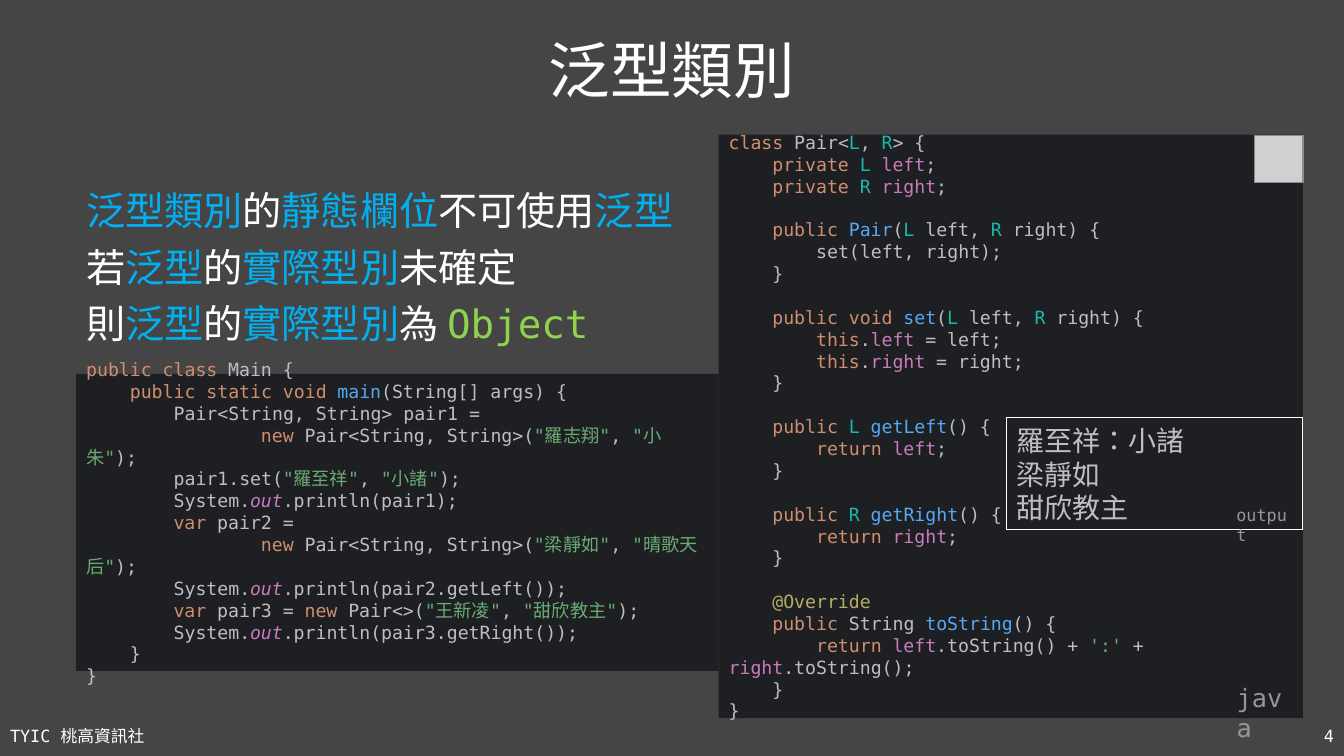
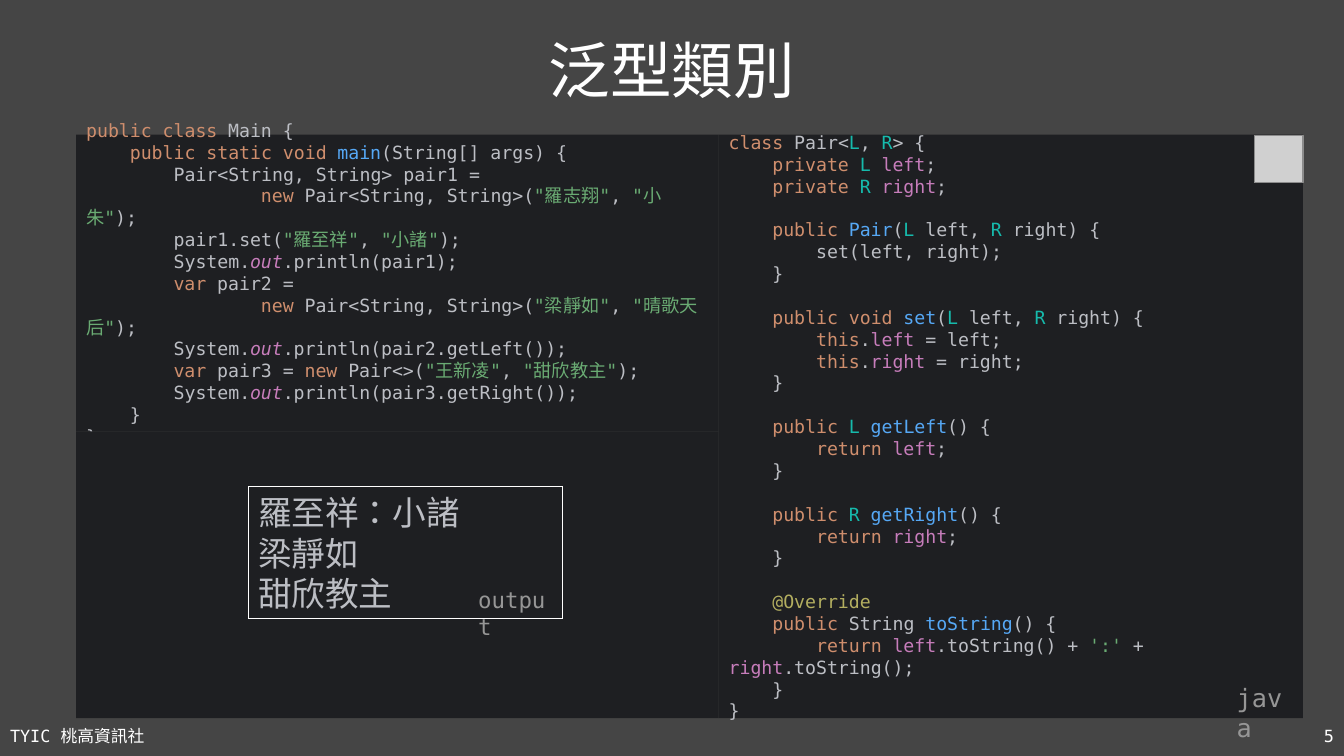
Before and after one commit to TYSHIC/slides, a slide deck: slide 5 of ppt/13_泛型.pptx (slide 4 before the commit). Drawn at 1344x756 pixels with LibreOffice and Linux fonts; fonts in the diff are those of the drawing; grey boxes stand for pictures. Boxes give left, top, right and bottom in pixels: in the first picture for what was removed or moved away, otherwise in the second. Text is boxed around its words. In the diff, an @@ line names an element or a change of style, - is before the commit and + after.

```diff
--- a/ppt/13_泛型.pptx
+++ b/ppt/13_泛型.pptx
@@ rectangle "public class Main { public ...": place and size @@
-rectangle "public class Main { public ..." at (76,374,718,671)
+rectangle "public class Main { public ..." at (76,135,718,433)
@@ text removed at (86,192,673,346) @@
-泛型類別的靜態欄位不可使用泛型
-若泛型的實際型別未確定
-則泛型的實際型別為 Object
@@ rectangle added at (76,432,718,718), fill #1E1F22 @@
@@ rectangle "羅至祥：小諸": place and size @@
-rectangle "羅至祥：小諸" at (1006,418,1303,530)
+rectangle "羅至祥：小諸" at (248,487,563,619)
@@ rectangle "羅至祥：小諸" at (248,487,563,619): size 20 to 24 pt @@
@@ text "output": place and size @@
-text "output" at (1227,499,1304,529)
+text "output" at (469,582,564,619)
@@ text "output" at (469,582,564,619): size 12 to 16 pt @@
@@ page number at (1324,729,1334,742): text changed @@
-4
+5
```
Also in this commit, not shown: 2 other slides changed, 1 slide added, 15 other files.
